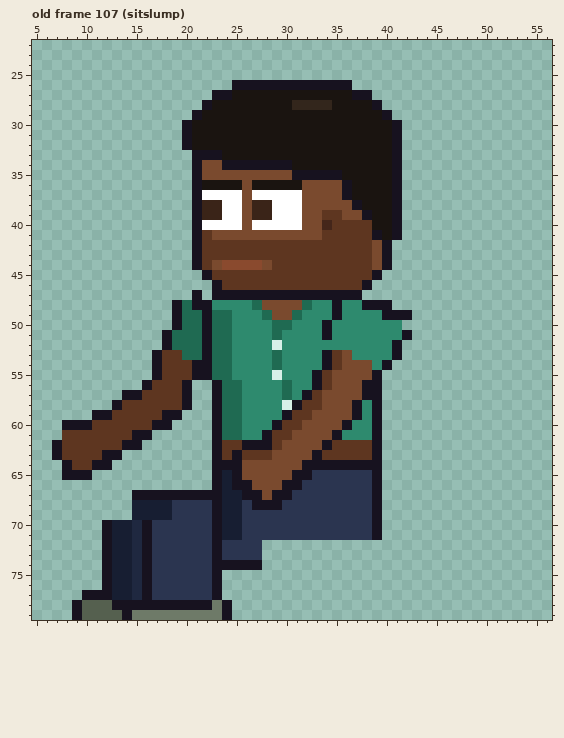
Two versions of one pixel-art file, sprites/expo/expo_attc_left_anim.aseprite. The first picture shows the starting point.
64x80 pixels, 129 frames. Colours within 5 levels of each other are drawn and written as one. Shown: old frame 107 (sitslump): x 5..56, y 22..79. The commit also changed other frames, which this record leaves out.
Now the later version:
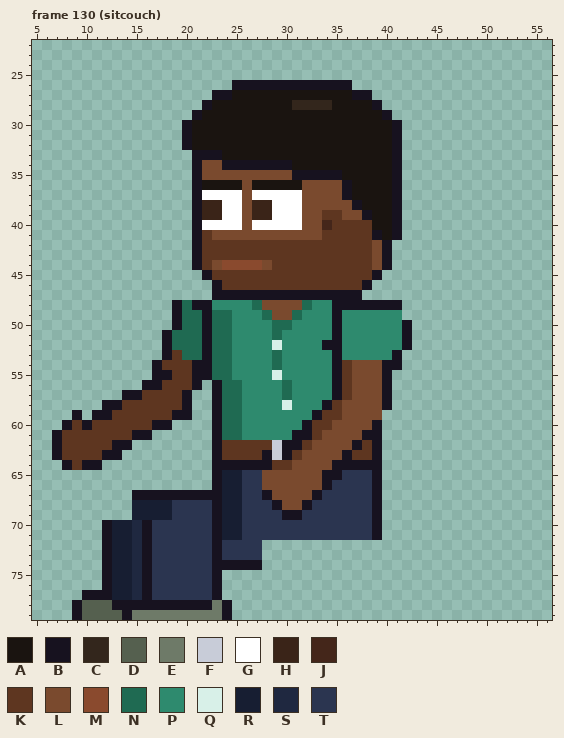
Palette (. is transparent): A #1a1410  B #17121f  C #33261c  D #55604f  E #6e7a68  F #c8ccd8  G #ffffff  H #3a2418  J #44261a  K #5e3620  L #7a4a2e  M #8a4a2e  N #1f6a52  P #2e8a6e  Q #d8f0e8  R #171e32  S #1f2840  T #2b3550
A new or re-ordered frame is compared with the old frame closest to it.
Change:
frames 129 -> 135
--- frame 130 (sitcouch) is new; against old frame 107 (sitslump), layers "Near Arm", "Back Arm"
@@ x 5..56 @@
 46 ..................BKKKKKKKKKKKKKKB..................
-47 ................B.BBBBBBBBBBBBBBB...................
-48 ..............BNBBPPPPNLLLLNPPBPPBBB................
-49 ..............BNNBNNPPPNLLNPPPBPPPPBBB..............
-50 ..............BNNBNNPPPPNNPPPBPPPPPPP...............
-51 .............BNNNBNNPPPPNPPPPBPPPPPPPB..............
-52 .............BNNNBNNPPPPQPPPPPPPPPPPB...............
-53 ............BKKNNBNNPPPPNPPPPBKLPPPPB...............
-54 ............BKKKBBNNPPPPNPPPPBKLLLPB................
-55 ............BKKKBBNNPPPPQPPPBKLLLLB.................
-56 ...........BKKKB..BNNPPPPNPPBKLLLBB.................
-57 .........BBKKKKB..BNNPPPPNPBKLLLLBB.................
-58 ........BKKKKKKB..BNNPPPPQBKKLLLBPB.................
-59 ......BBKKKKKBB...BNNPPPPBKKLLLLBPB.................
-60 ...BBBKKKKKKBB....BNNPPPBKKLLLLBPPB.................
-61 ...KKKKKKKBB......BNNPPBKKLLLLBPPPB.................
-62 ..BKKKKKKBB.......BKKBBBKLLLLBKKKKB.................
-63 ..BKKKKBB.........BKBKKKLLLLBKKKKKB.................
-64 ...BKKBB..........BBBLLLLLLBBBBBBBB.................
-65 ...BBB............BRBLLLLLBBTTTTTTB.................
-66 ..................BRBBLLLBBTTTTTTTB.................
-67 ..........BBBBBBBBBRRBBLBBTTTTTTTTB.................
-68 ..........RRRRTTTTBRRTBBBTTTTTTTTTB.................
-69 ..........RRRRTTTTBRRTTTTTTTTTTTTTB.................
+47 ..................BBBBBBBBBBBBBBB...................
+48 ..............BNBBPPPPNLLLLNPPBBBBBBB...............
+49 ..............BNNBNNPPPNLLNPPPBPPPPPP...............
+50 ..............BNNBNNPPPPNNPPPPBPPPPPPB..............
+51 .............BNNNBNNPPPPNPPPPPBPPPPPPB..............
+52 .............BNNNBNNPPPPQPPPPBBPPPPPPB..............
+53 .............BKNNBNNPPPPNPPPPPBPPPPPB...............
+54 ............BKKKBBNNPPPPNPPPPPBKLLLBB...............
+55 ............BBKKBBNNPPPPQPPPPPBKLLLB................
+56 ...........BBKKKB.BNNPPPPNPPPPBKLLLB................
+57 .........BBKKKKB..BNNPPPPNPPPPBKLLLB................
+58 .......BBKKKKKKB..BNNPPPPQPPPBKLLLLB................
+59 ....B.BBKKKKKKBB..BNNPPPPPPPBKKLLLL.................
+60 ...BKBKKKKKKBB....BNNPPPPPPBKKLLLLB.................
+61 ..BKKKKKKKBB......BNNPPPPPBBKLLLLBB.................
+62 ..BKKKKKBB........BKKKKKFBBKLLLLBKB.................
+63 ..BKKKKBB.........BKKKKBFBKLLLLBKKB.................
+64 ...BKBB...........BBBBBBKKLLLLBBBBB.................
+65 ..................BRRTTLLLLLLBBTTTB.................
+66 ..................BRRTTLLLLLLBTTTTB.................
+67 ..........BBBBBBBBBRRTTBLLLLBTTTTTB.................
+68 ..........RRRRTTTTBRRTTTBLLBTTTTTTB.................
+69 ..........RRRRTTTTBRRTTTTBBTTTTTTTB.................
 70 .......BRRSBTTTTTTBRRTTTTTTTTTTTTTB.................
Changed places in both pictures, as pixel boxes (x1, y1, x2, y2):
erased: (192, 290, 202, 300)
changed: (52, 300, 412, 520)
